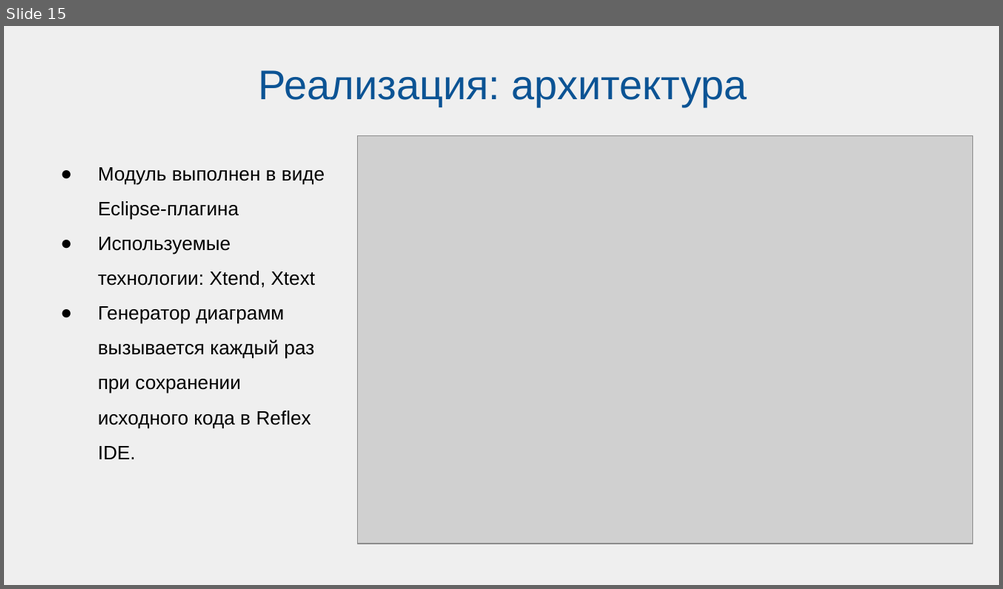
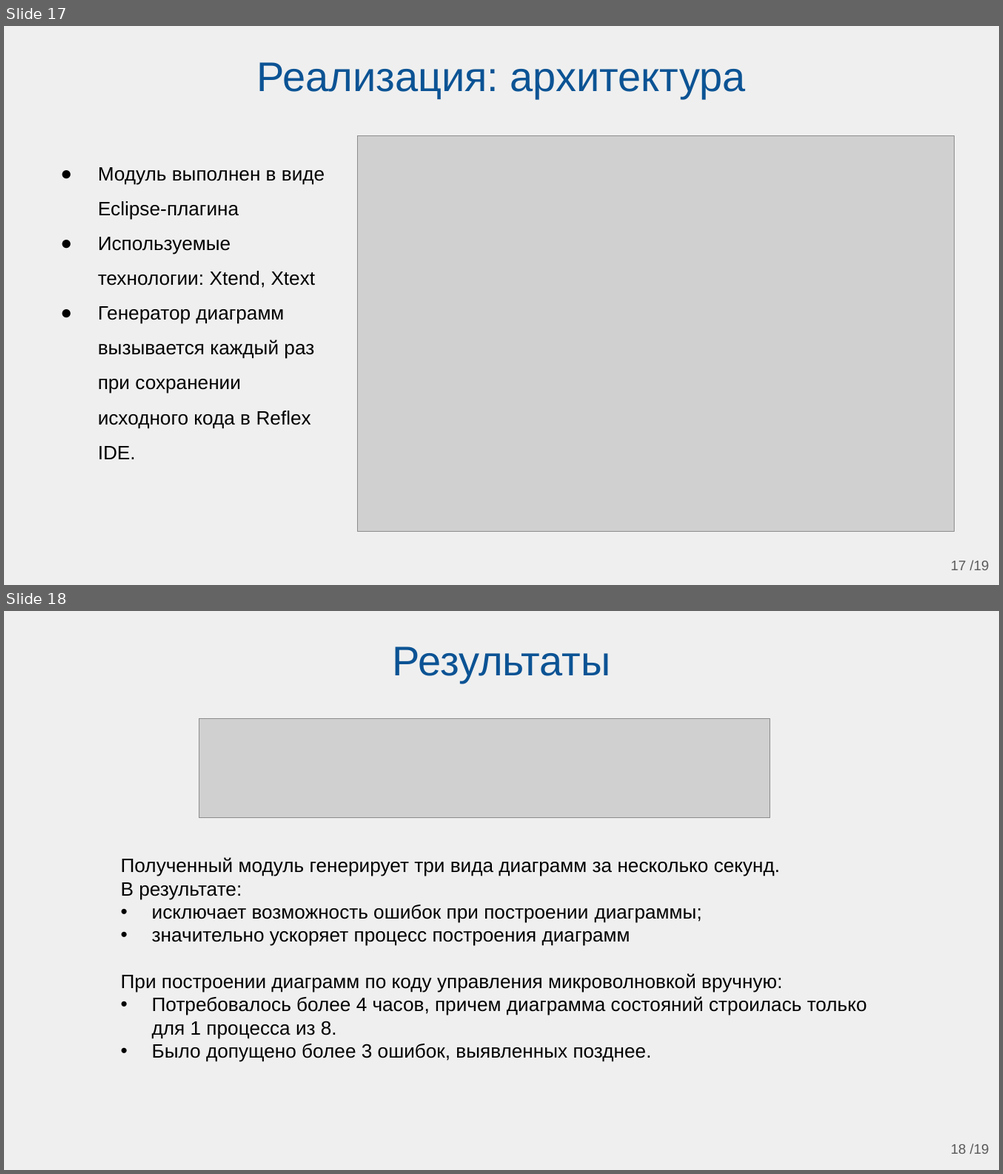
Before and after one commit to Belenkaia/Diagram-visualisation, a slide deck: презентации/МНСК_2.pptx. Shown one above the other, each under a label of ours: slide 15 before the commit, slides 17 and 18 after it. The pictures are 1003x589 and 1003x1174 pixels, drawn with LibreOffice and Linux fonts; fonts in the diff are those of the drawing; grey boxes stand for pictures. Boxes give left, top, right and bottom in pixels: in the first picture for what was removed or moved away, otherwise in the second. Text is boxed around its words. In the diff, an @@ line names an element or a change of style, - is before the commit and + after.

```diff
--- a/презентации/МНСК_2.pptx
+++ b/презентации/МНСК_2.pptx
@@ slide 18 added at (x1=4, y1=611, x2=999, y2=1170), background #EFEFEF @@
@@ title added at (x1=392, y1=647, x2=611, y2=683), 30 pt, text #0B5394 @@
+Результаты
@@ picture added at (x1=199, y1=718, x2=770, y2=818) @@
@@ text added at (x1=121, y1=857, x2=867, y2=1062), 14 pt, text #000000 @@
+Полученный модуль генерирует три вида диаграмм за несколько секунд.
+В результате:
+• исключает возможность ошибок при построении диаграммы;
+• значительно ускоряет процесс построения диаграмм
+      При построении диаграмм по коду управления микроволновкой вручную:
+      • Потребовалось более 4 часов, причем диаграмма состояний строилась только для 1 процесса из 8.
+      • Было допущено более 3 ошибок, выявленных позднее.
@@ page number added at (x1=950, y1=1144, x2=989, y2=1154), 10 pt, text #595959 @@
+18 /19
@@ what was slide 15 is now slide 17 @@
@@ slide 17 changed as well @@
@@ title "Реализация: архитектура" moved from (x1=259, y1=70, x2=747, y2=107) to (x1=257, y1=62, x2=745, y2=99) @@
@@ picture resized from (x1=357, y1=136, x2=972, y2=543) to (x1=357, y1=136, x2=954, y2=531) @@
@@ page number added at (x1=950, y1=560, x2=989, y2=571), 10 pt, text #595959 @@
+17 /19
```
Also in this commit, not shown: 14 other slides changed, 3 other slides added, 33 other files.
